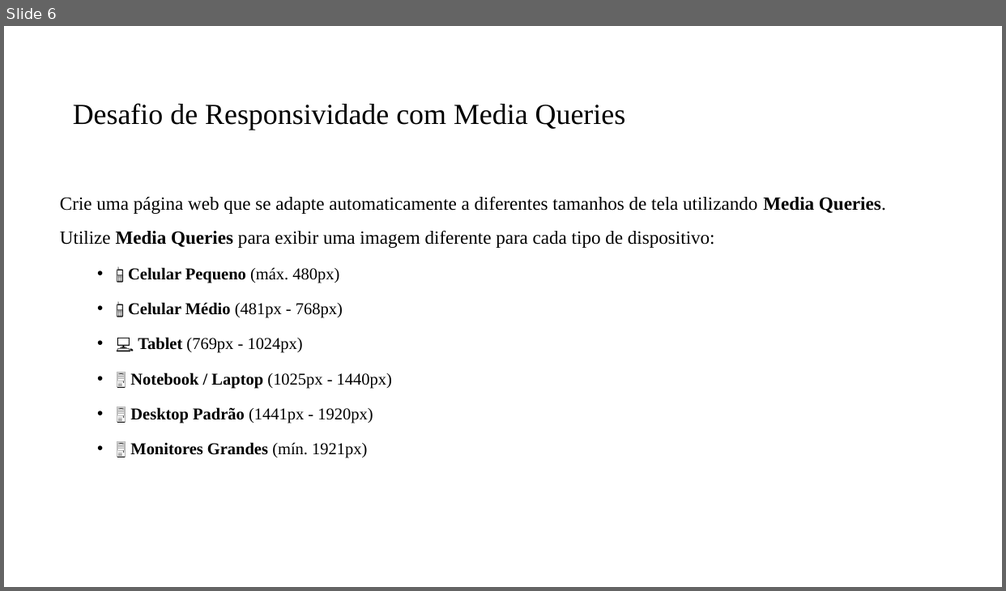
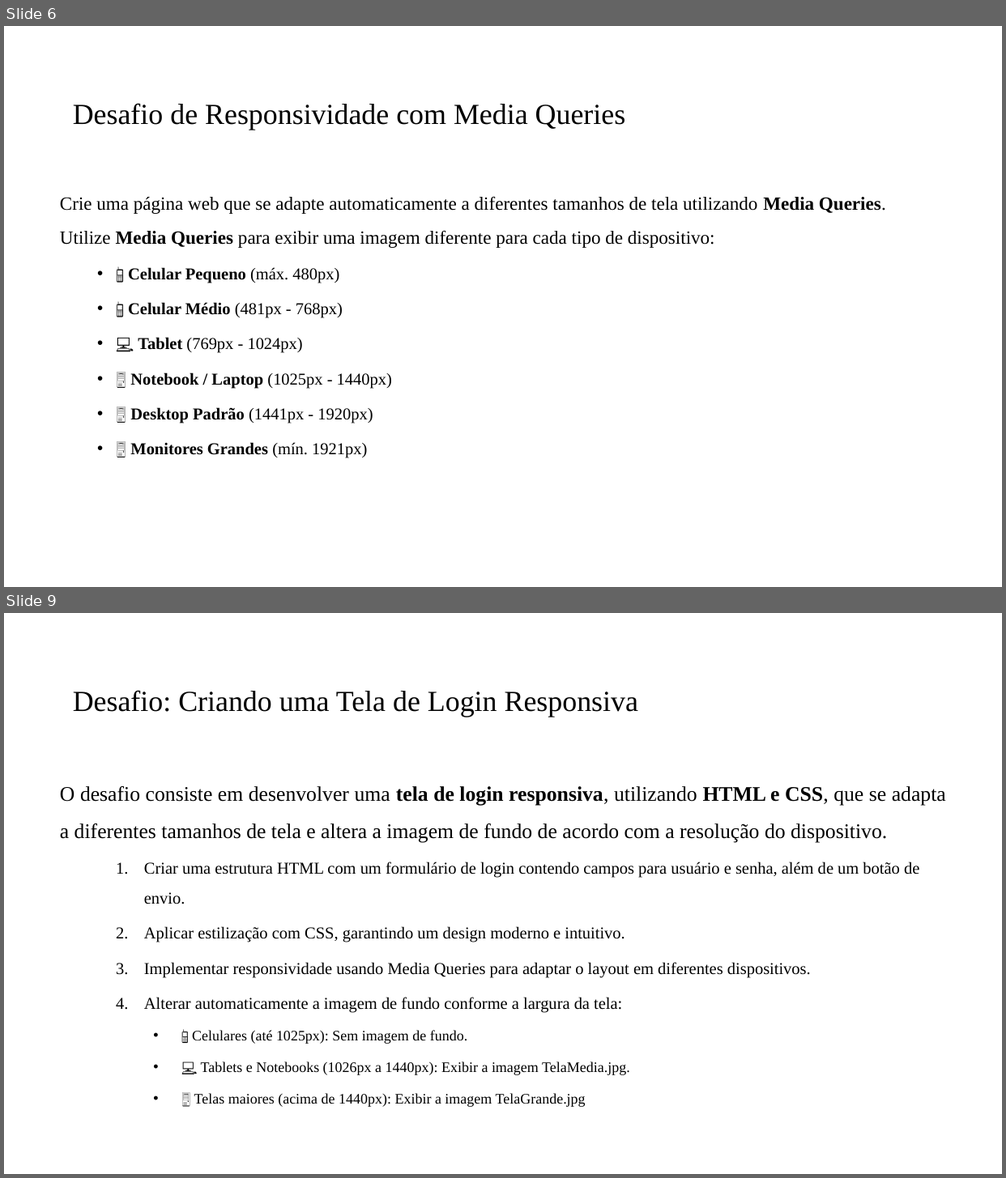
Before and after one commit to PedroMiho/UMC, a slide deck: Lógica e Programação/Módulo 03 - Framework/Aula 18 - Media Query/Media Query.pptx. Shown one above the other, each under a label of ours: slide 6 before the commit, slides 6 and 9 after it; the slides between them are not shown. The pictures are 1006x591 and 1006x1178 pixels, drawn with LibreOffice and Linux fonts; fonts in the diff are those of the drawing; background and template pictures are left out. Boxes give left, top, right and bottom in pixels: in the first picture for what was removed or moved away, otherwise in the second. Text is boxed around its words. In the diff, an @@ line names an element or a change of style, - is before the commit and + after.

```diff
--- a/Lógica e Programação/Módulo 03 - Framework/Aula 18 - Media Query/Media Query.pptx
+++ b/Lógica e Programação/Módulo 03 - Framework/Aula 18 - Media Query/Media Query.pptx
@@ slide 9 added at [4,613,1002,1174], background #FFFFFF @@
@@ title added at [73,690,638,717], 28 pt, text #000000 @@
+Desafio: Criando uma Tela de Login Responsiva
@@ text added at [60,786,946,1107], 16 pt, text #000000 @@
+O desafio consiste em desenvolver uma tela de login responsiva, utilizando HTML e CSS, que se adapta a diferentes tamanhos de tela e altera a imagem de fundo de acordo com a resolução do dispositivo.
+  1. Criar uma estrutura HTML com um formulário de login contendo campos para usuário e senha, além de um botão de envio.
+  2. Aplicar estilização com CSS, garantindo um design moderno e intuitivo.
+  3. Implementar responsividade usando Media Queries para adaptar o layout em diferentes dispositivos.
+  4. Alterar automaticamente a imagem de fundo conforme a largura da tela:
+    • 📱 Celulares (até 1025px): Sem imagem de fundo.
+    • 💻 Tablets e Notebooks (1026px a 1440px): Exibir a imagem TelaMedia.jpg.
+    • 🖥️ Telas maiores (acima de 1440px): Exibir a imagem TelaGrande.jpg
```
Also in this commit, not shown: 1 slide changed, 2 other slides added, 1 other file.
